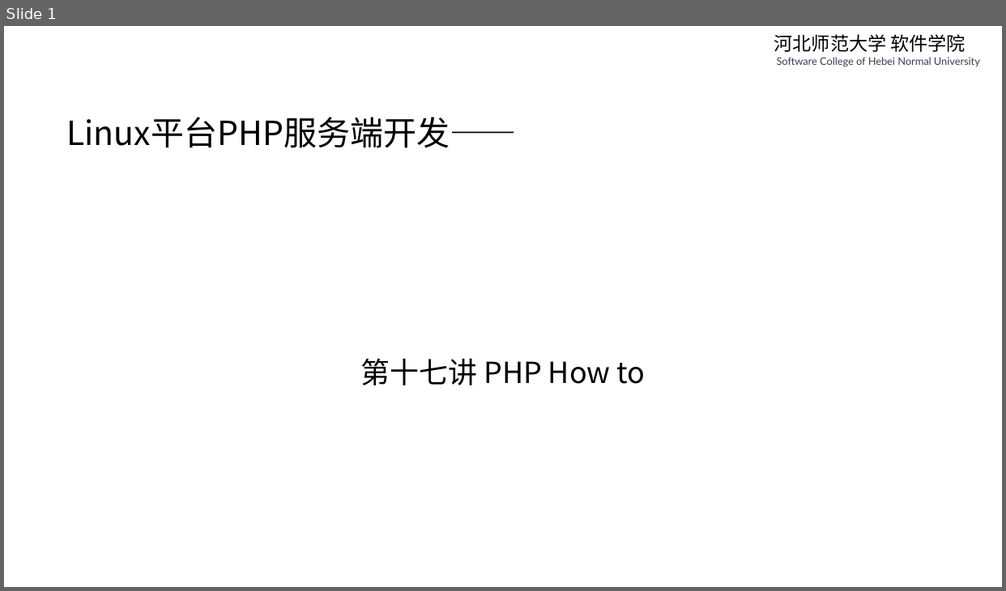
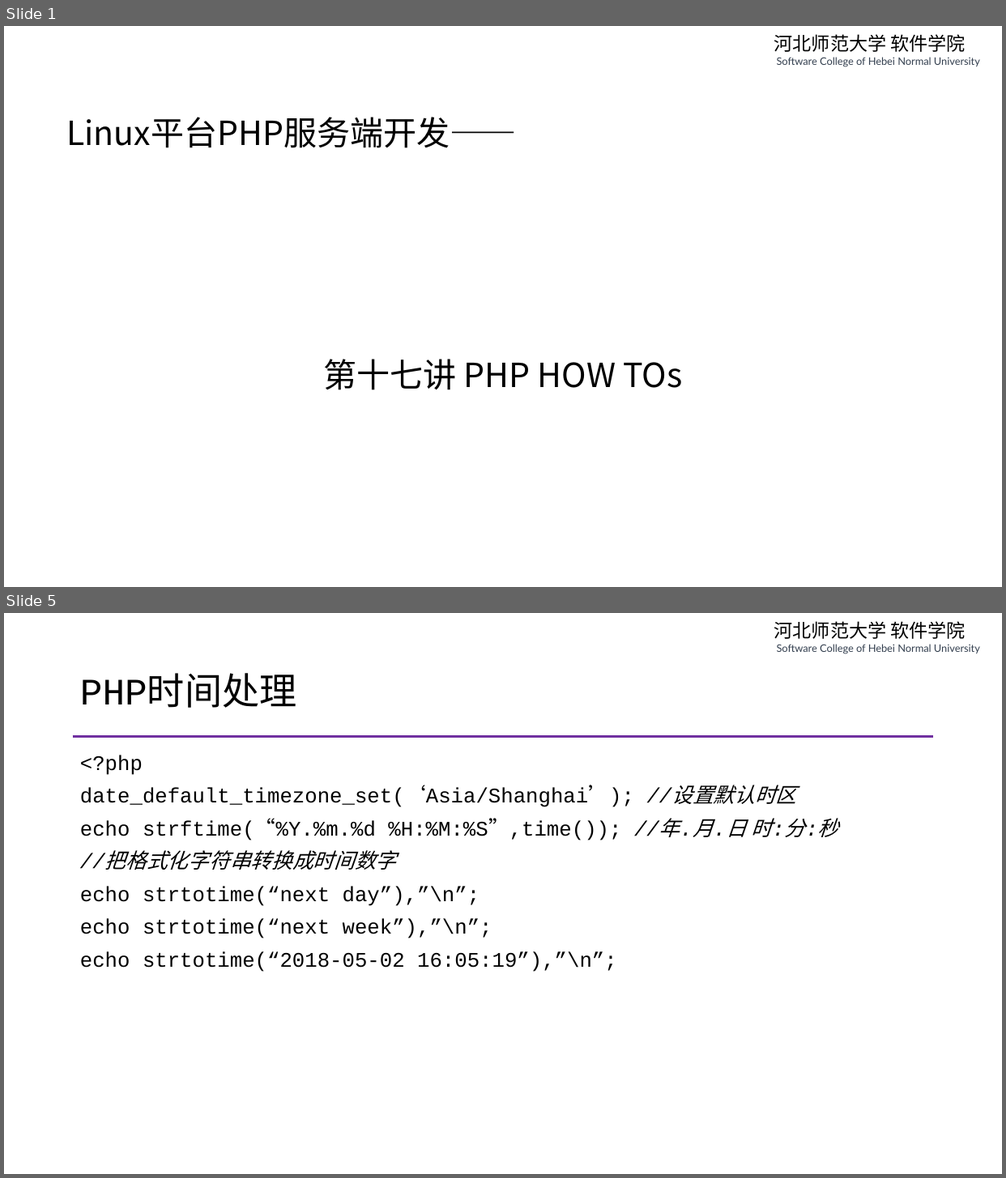
Before and after one commit to edu2act/course-php-serverside-development-on-linux, a slide deck: materials/slides/ch17-php-how-to.pptx. Shown one above the other, each under a label of ours: slide 1 before the commit, slides 1 and 5 after it; the slides between them are not shown. The pictures are 1006x591 and 1006x1178 pixels, drawn with LibreOffice and Linux fonts; fonts in the diff are those of the drawing. Boxes give left, top, right and bottom in pixels: in the first picture for what was removed or moved away, otherwise in the second. Text is boxed around its words. In the diff, an @@ line names an element or a change of style, - is before the commit and + after.

```diff
--- a/materials/slides/ch17-php-how-to.pptx
+++ b/materials/slides/ch17-php-how-to.pptx
@@ slide 5 added at (4,613,1002,1174), background #FFFFFF; not listed: 1 template element that a slide beside it also shows @@
@@ title added at (80,678,297,708), 36 pt, text #000000 @@
+PHP时间处理
@@ line added from (73, 736) to (934, 736), #7030A0 2.25 pt @@
@@ text added at (80,755,839,972), 20 pt, text #000000 @@
+<?php
+date_default_timezone_set(‘Asia/Shanghai’); //设置默认时区
+echo strftime(“%Y.%m.%d %H:%M:%S”,time()); //年.月.日 时:分:秒
+//把格式化字符串转换成时间数字
+echo strtotime(“next day”),”\n”;
+echo strtotime(“next week”),”\n”;
+echo strtotime(“2018-05-02 16:05:19”),”\n”;
@@ slide 1 changed as well @@
@@ text at (323,359,682,390): text changed; size 28 to 32 pt @@
-第十七讲 PHP How to
+第十七讲 PHP HOW TOs
```
Also in this commit, not shown: 8 other slides changed, 2 other slides added, 3 slides removed, 14 other files.
